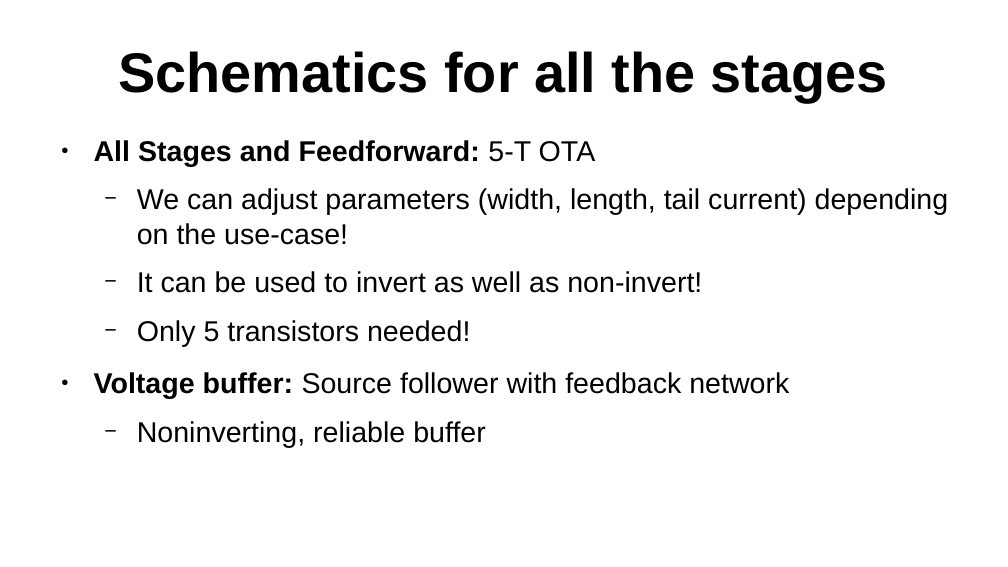
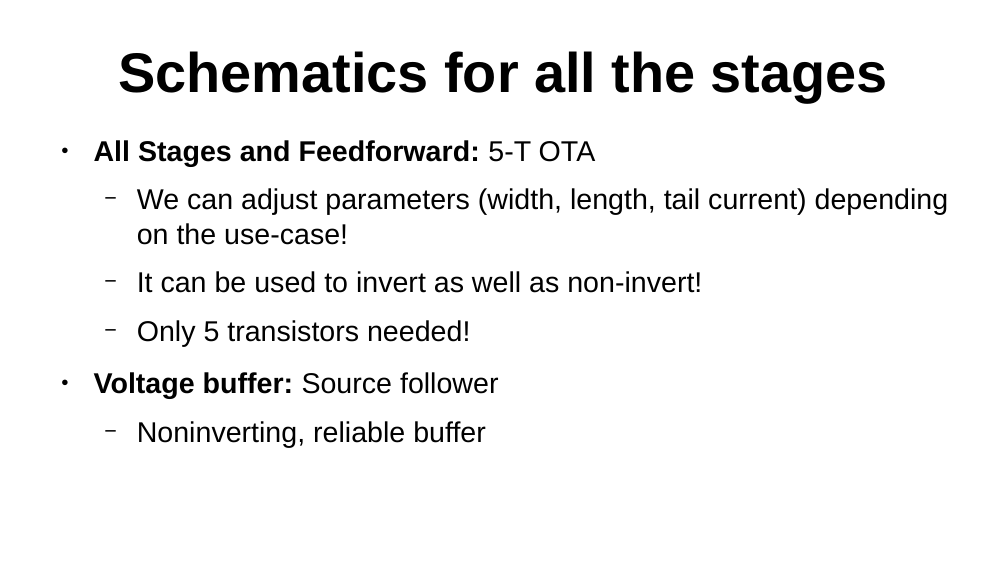
Before and after one commit to madhavgulati277/SSCS-Chipathon-Track-C-MOSbius, a slide deck: slide 5 of ppt_mmg_architecture.odp. Drawn at 1008x567 pixels with LibreOffice and Linux fonts; fonts in the diff are those of the drawing. Boxes give left, top, right and bottom in pixels: in the first picture for what was removed or moved away, otherwise in the second. Text is boxed around its words. In the diff, an @@ line names an element or a change of style, - is before the commit and + after.

```diff
--- a/ppt_mmg_architecture.odp
+++ b/ppt_mmg_architecture.odp
@@ text at (94, 372, 499, 399): text changed; bold on @@
-● Voltage buffer: Source follower with feedback network
+● Voltage buffer: Source follower
```
Also in this commit, not shown: 10 other slides changed, 3 other files.
